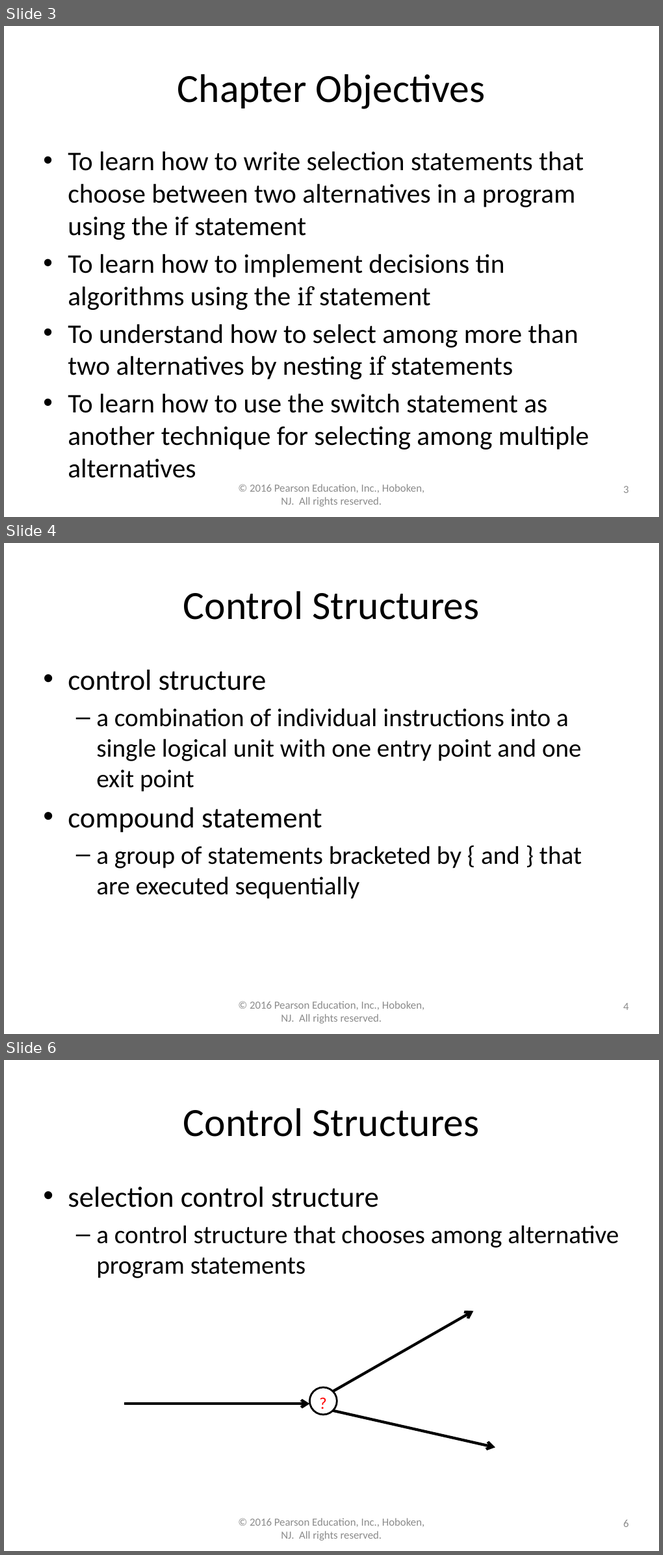
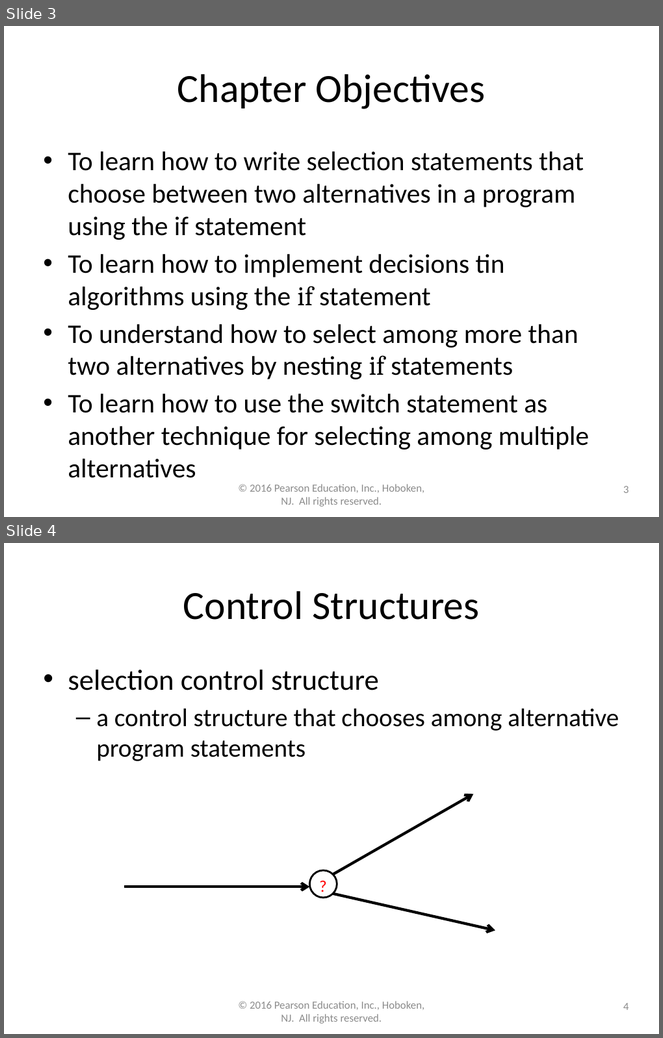
Before and after one commit to lgw2/lgw2.github.io, a slide deck: _teaching/csci112-fall-2023/lectures/ppts/Chapter4.pptx. Shown one above the other, each under a label of ours: slides 3, 4 and 6 before the commit, slides 3 and 4 after it; the slides between them are not shown. The pictures are 663x1555 and 663x1038 pixels, drawn with LibreOffice and Linux fonts; fonts in the diff are those of the drawing. Boxes give left, top, right and bottom in pixels: in the first picture for what was removed or moved away, otherwise in the second. Text is boxed around its words. In the diff, an @@ line names an element or a change of style, - is before the commit and + after.

```diff
--- a/_teaching/csci112-fall-2023/lectures/ppts/Chapter4.pptx
+++ b/_teaching/csci112-fall-2023/lectures/ppts/Chapter4.pptx
@@ slide 4 removed at (4, 543, 659, 1034), background #FFFFFF @@
@@ title removed at (183, 591, 479, 620) @@
-Control Structures
@@ text removed at (68, 670, 582, 899) @@
-• control structure
-  – a combination of individual instructions into a single logical unit with one entry point and one exit point
-• compound statement
-  – a group of statements bracketed by { and } that are executed sequentially
@@ text removed at (250, 1001, 425, 1024) @@
-© 2016 Pearson Education, Inc., Hoboken, NJ. All rights reserved.
@@ page number removed at (623, 1003, 629, 1010) @@
-4
@@ what was slide 6 is now slide 4 @@
@@ page number at (623, 1003, 629, 1010): text changed @@
-6
+4
```
Also in this commit, not shown: 12 other slides removed, 5 other files.
